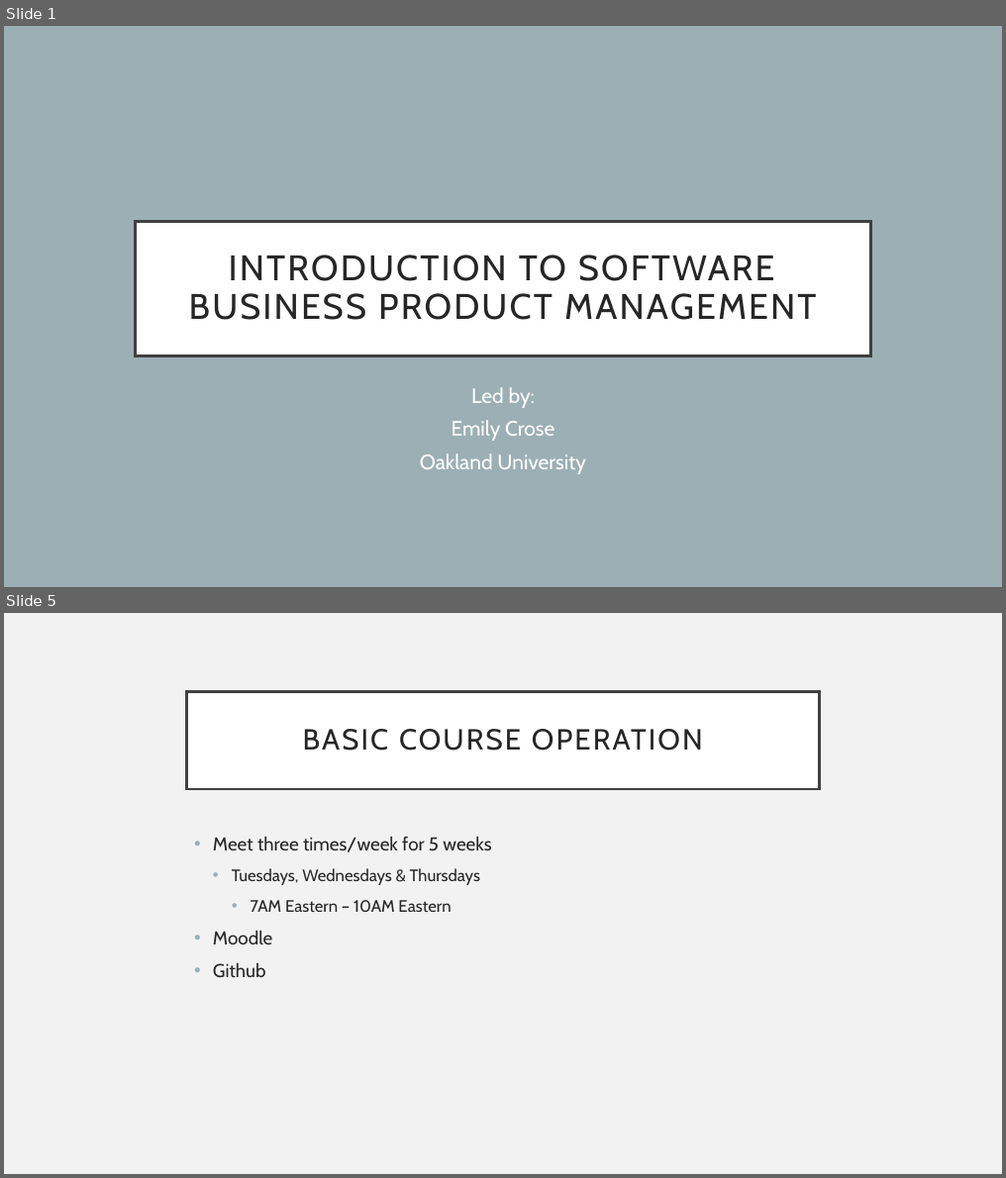
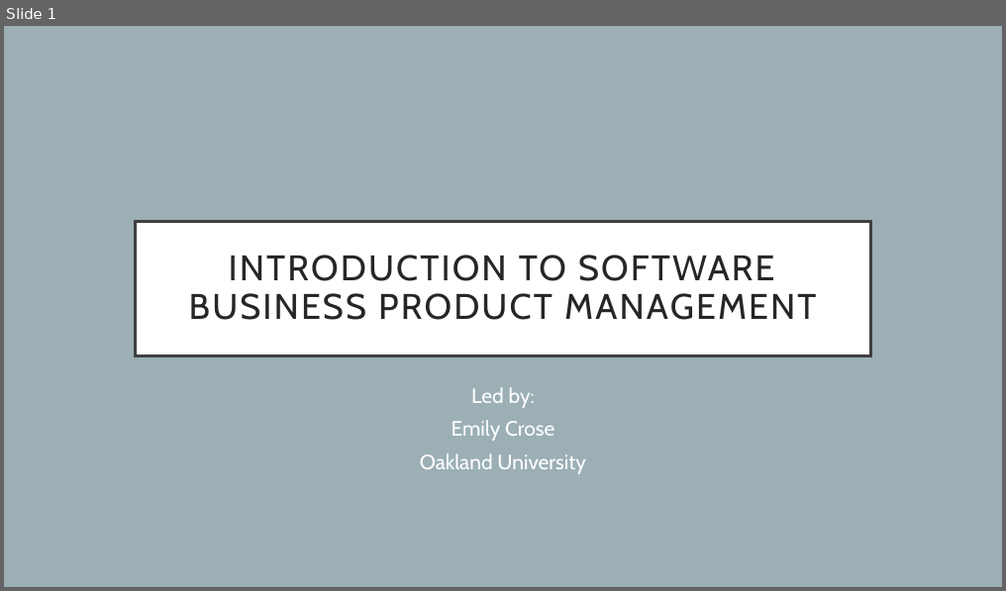
Before and after one commit to hexa-decim8/ISBPM, a slide deck: Class_Materials/Week_1/Day_3/ISBPM w1d3.pptx. Shown one above the other, each under a label of ours: slides 1 and 5 before the commit, slide 1 after it; the slides between them are not shown. The pictures are 1006x1178 and 1006x591 pixels, drawn with LibreOffice and Linux fonts; fonts in the diff are those of the drawing. Boxes give left, top, right and bottom in pixels: in the first picture for what was removed or moved away, otherwise in the second. Text is boxed around its words. In the diff, an @@ line names an element or a change of style, - is before the commit and + after.

```diff
--- a/Class_Materials/Week_1/Day_3/ISBPM w1d3.pptx
+++ b/Class_Materials/Week_1/Day_3/ISBPM w1d3.pptx
@@ slide 5 removed at (x1=4, y1=613, x2=1002, y2=1174), background #F2F2F2 @@
@@ title removed at (x1=187, y1=691, x2=819, y2=789) @@
-BASIC COURSE OPERATION
@@ text removed at (x1=213, y1=837, x2=491, y2=978) @@
-• Meet three times/week for 5 weeks
-  • Tuesdays, Wednesdays & Thursdays
-    • 7AM Eastern – 10AM Eastern
-• Moodle
-• Github
```
Also in this commit, not shown: 7 slides added, 5 other slides removed, 1 other file.
